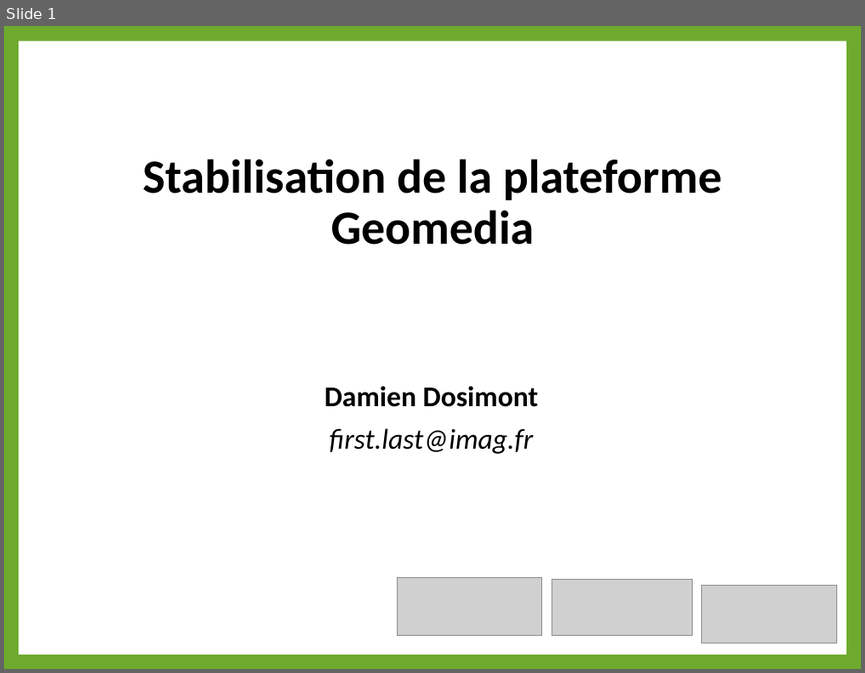
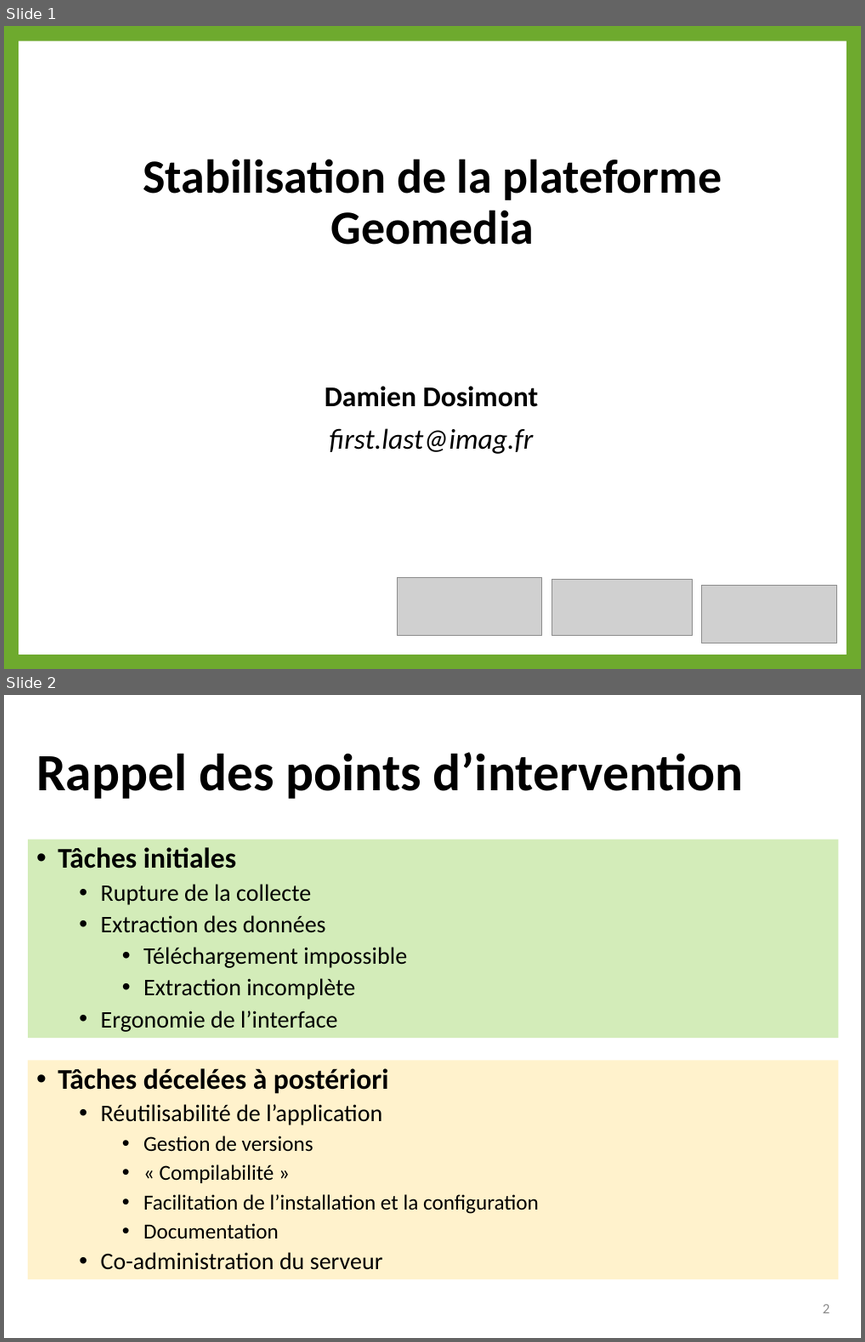
Before and after one commit to dosi-slides/2015_10_geomedia, a slide deck: slides.pptx. Shown one above the other, each under a label of ours: slide 1 before the commit, slides 1 and 2 after it. The pictures are 865x673 and 865x1342 pixels, drawn with LibreOffice and Linux fonts; fonts in the diff are those of the drawing; grey boxes stand for pictures; background and template pictures are left out. Boxes give left, top, right and bottom in pixels: in the first picture for what was removed or moved away, otherwise in the second. Text is boxed around its words. In the diff, an @@ line names an element or a change of style, - is before the commit and + after.

```diff
--- a/slides.pptx
+++ b/slides.pptx
@@ slide 2 added at bbox=[4, 695, 861, 1338], background #FFFFFF @@
@@ title added at bbox=[36, 752, 744, 799], 44 pt, text #000000, bold @@
+Rappel des points d’intervention
@@ text added at bbox=[28, 839, 839, 1038], fill #D3ECB9, 20 pt, text #000000 @@
+• Tâches initiales
+  • Rupture de la collecte
+  • Extraction des données
+    • Téléchargement impossible
+    • Extraction incomplète
+  • Ergonomie de l’interface
@@ rectangle added at bbox=[28, 1060, 839, 1279], fill #FFF2CC, 18 pt, text #000000 @@
+• Tâches décelées à postériori
+  • Réutilisabilité de l’application
+    • Gestion de versions
+    • « Compilabilité »
+    • Facilitation de l’installation et la configuration
+    • Documentation
+  • Co-administration du serveur
@@ page number added at bbox=[823, 1304, 829, 1313], 12 pt, text #8C8C8C @@
+2
```
Also in this commit, not shown: 6 other slides added, 1 slide removed.
